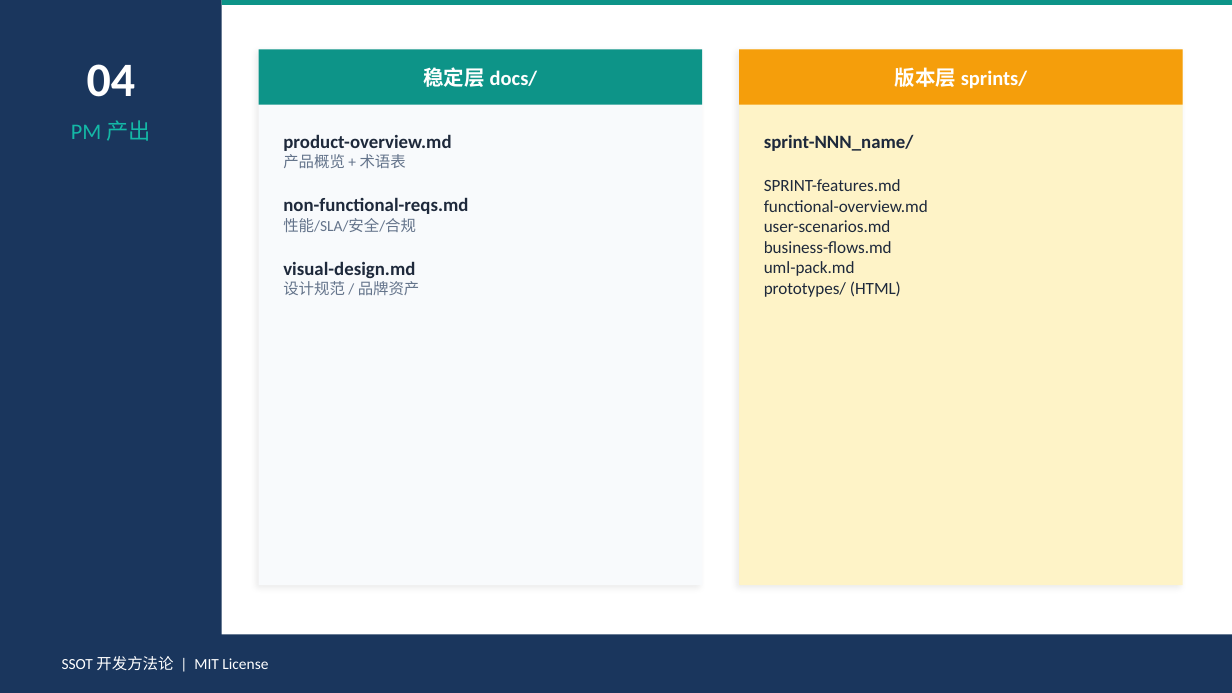
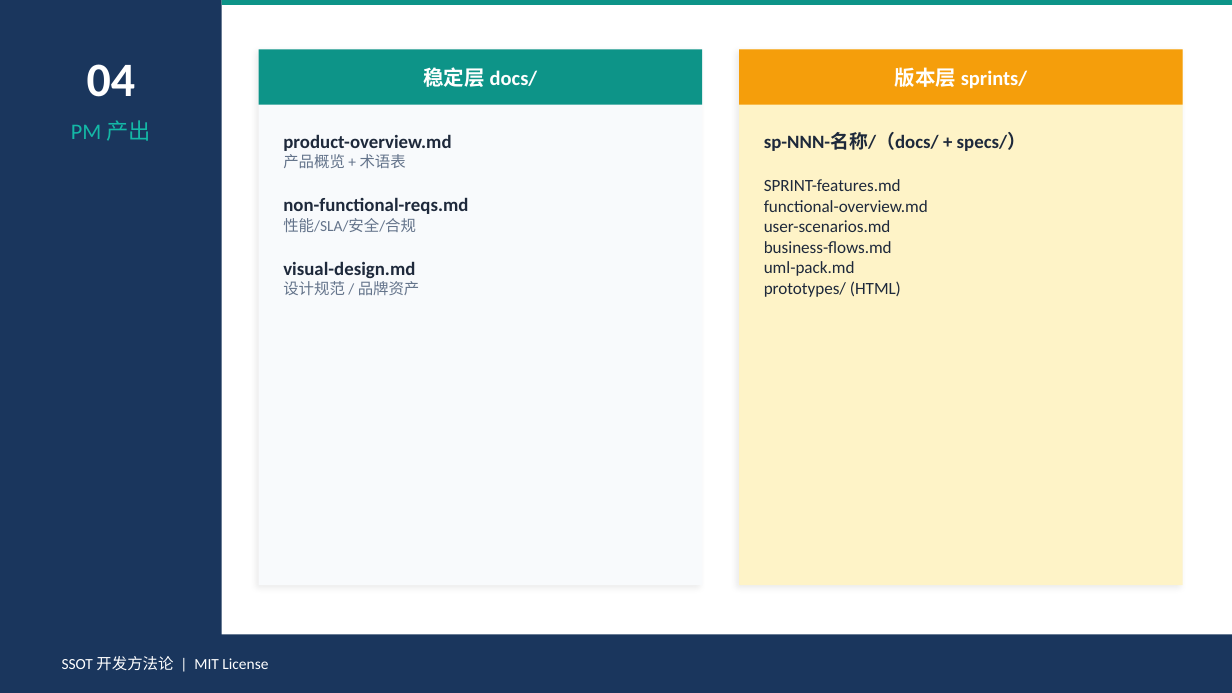
Before and after one commit to Toketec/SpecRocket, a slide deck: slide 5 of SSOT-开发方法论-培训.pptx. Drawn at 1232x693 pixels with LibreOffice and Linux fonts; fonts in the diff are those of the drawing. Boxes give left, top, right and bottom in pixels: in the first picture for what was removed or moved away, otherwise in the second. Text is boxed around its words. In the diff, an @@ line names an element or a change of style, - is before the commit and + after.

Commit message:
feat: SpecRocket v3.0.0 结构升级 — sprints 顶层迭代容器(含 docs+specs) / adrs / 规格归迭代 / 白皮书
- sprints/sp-NNN-名称/ 迭代容器：docs/(PM 产品设计) + specs/(Dev 技术规格，多 spec 共同促成一次迭代)
- adrs/adr-NNN-名称 全局架构决策（不随 sprint 走）
- apps/businesses/tools 回归纯代码域（删 specs/）
- docs/ 新增 whitepaper.md
- 命名全小写连字符：sp-/spec-/adr-
- 规格拆分原则：解耦 + 提升 token 利用率，不刻意多拆
- migrate v3.0：转移→收敛→保留→删除，零残留
- 四文件同步：SKILL/AGENTS/CLAUDE/README 中英 + PPT 16 处更新

```diff
--- a/SSOT-开发方法论-培训.pptx
+++ b/SSOT-开发方法论-培训.pptx
@@ text at (764, 132, 1027, 151): text changed @@
-sprint-NNN_name/
+sp-NNN-名称/（docs/ + specs/）
```
Also in this commit, not shown: 6 other slides changed, 36 other files.
